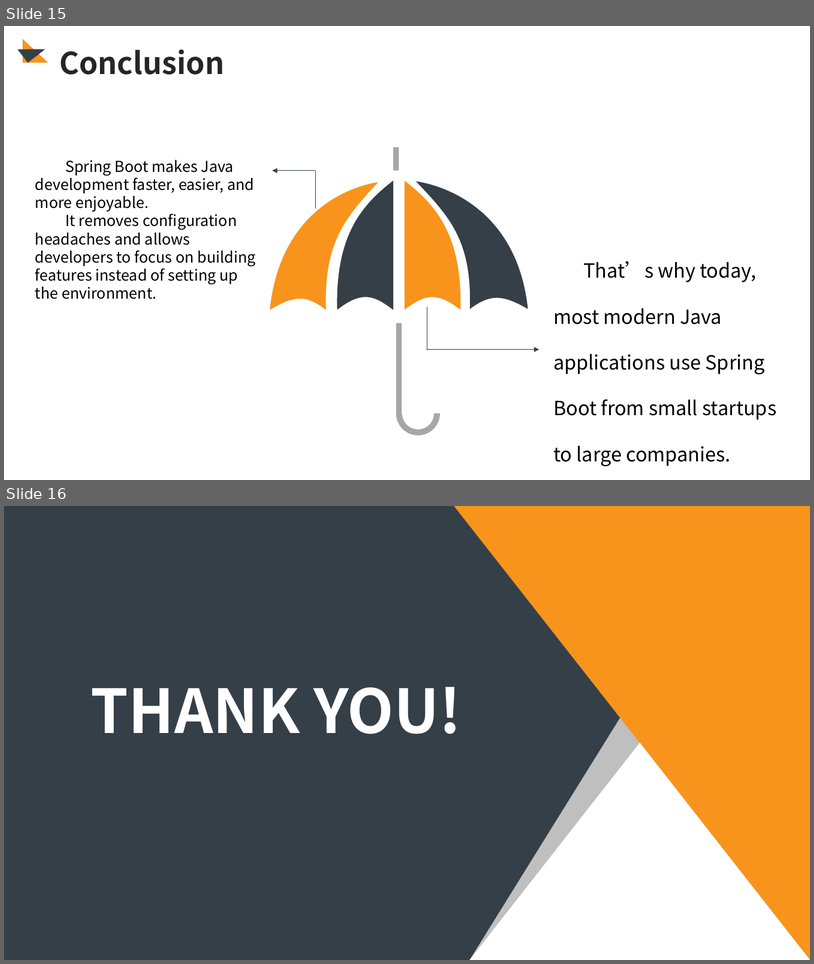
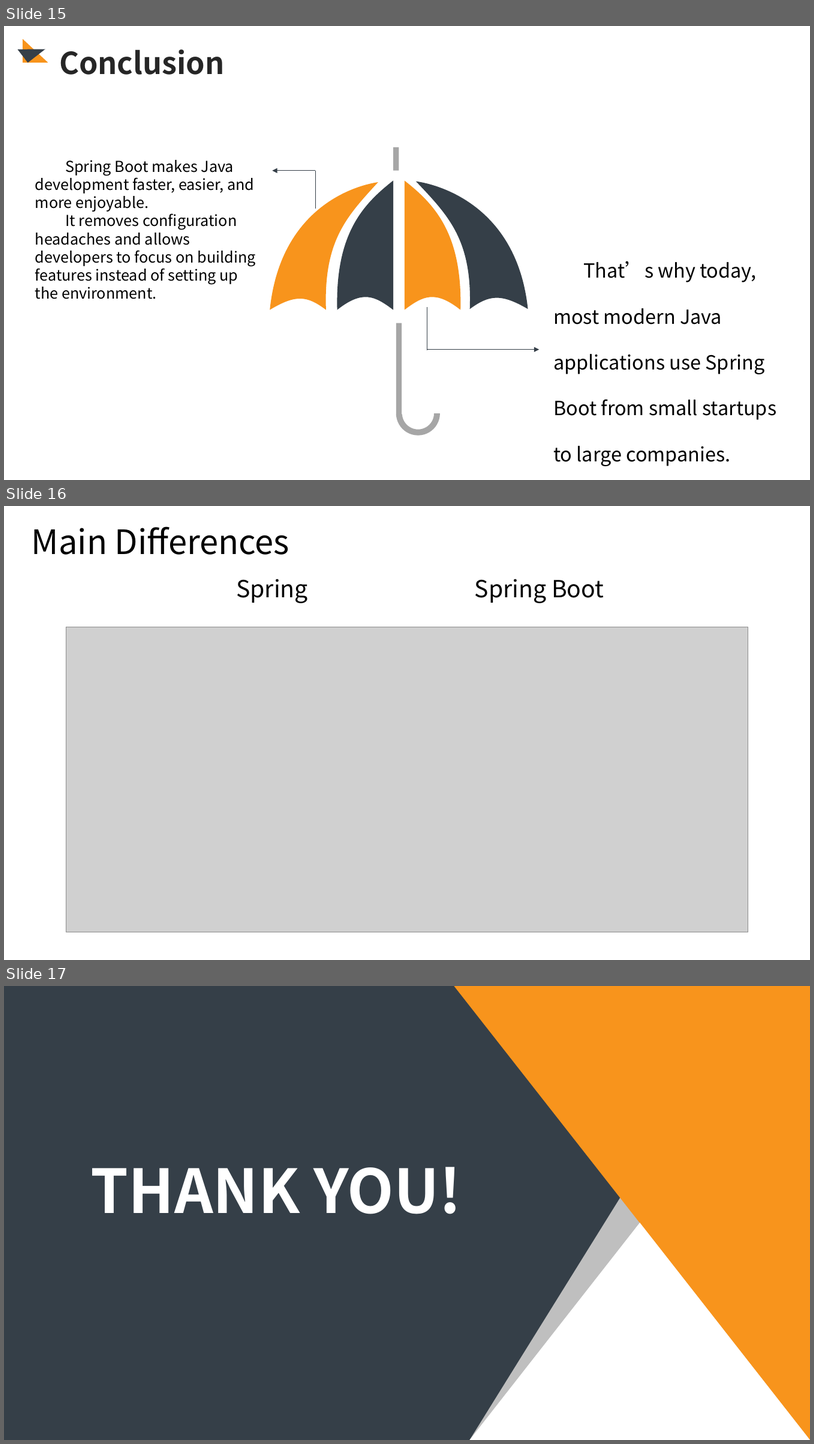
Before and after one commit to McLight-Note/Web-Server-Programming, a slide deck: Class_Presentation.pptx. Shown one above the other, each under a label of ours: slides 15 and 16 before the commit, slides 15, 16 and 17 after it. The pictures are 814x964 and 814x1444 pixels, drawn with LibreOffice and Linux fonts; fonts in the diff are those of the drawing; grey boxes stand for pictures. Boxes give left, top, right and bottom in pixels: in the first picture for what was removed or moved away, otherwise in the second. Text is boxed around its words. In the diff, an @@ line names an element or a change of style, - is before the commit and + after.

```diff
--- a/Class_Presentation.pptx
+++ b/Class_Presentation.pptx
@@ slide 16 added at box(4, 506, 810, 960), background #FFFFFF @@
@@ title added at box(32, 526, 290, 555), 40 pt, text #000000 @@
+Main Differences
@@ text added at box(236, 579, 308, 603), 28 pt, text #000000 @@
+Spring
@@ text added at box(475, 579, 604, 603), 28 pt, text #000000 @@
+Spring Boot
@@ picture added at box(66, 627, 749, 932) @@
@@ what was slide 16 is now slide 17 @@
```
Also in this commit, not shown: 2 slides changed, 1 other file.
